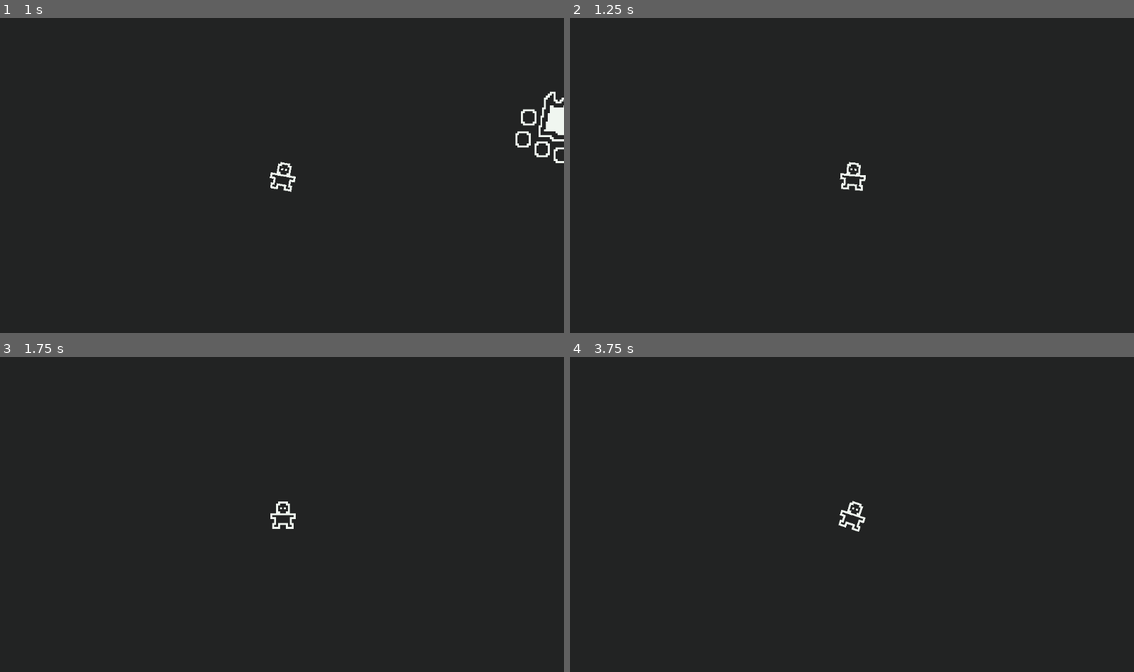
Above: before the commit, frames 1-4 (two rows, left to right).
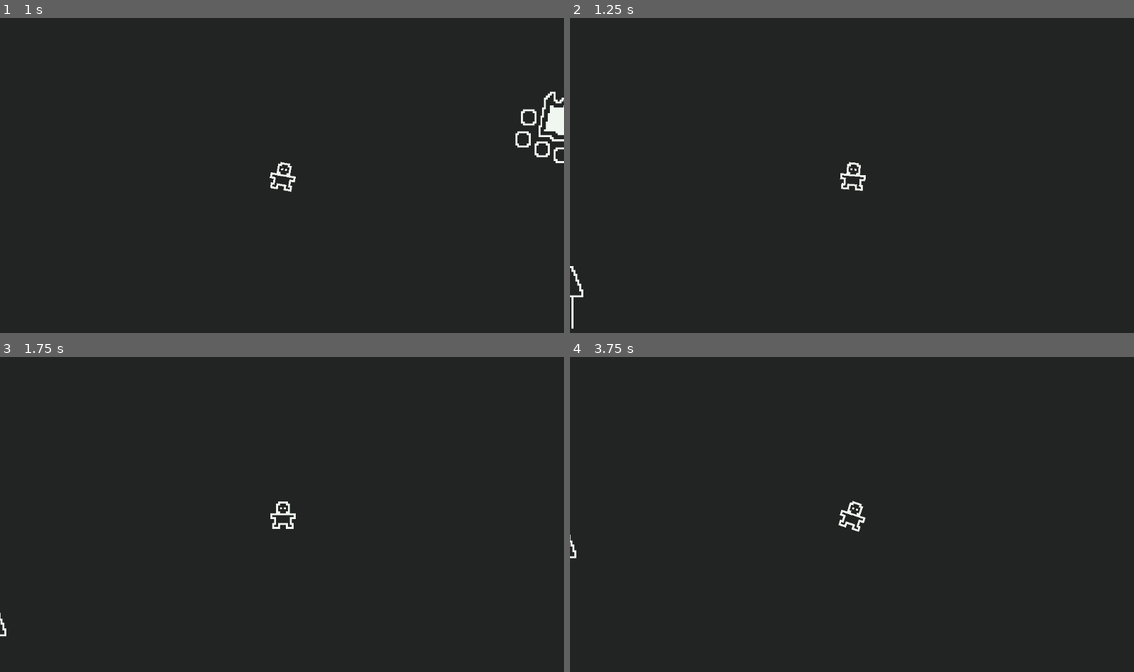
Above: after the commit, the same moments.

Repository: ArthurNaue/survival
Game: Godot game, scene res://scenes/world/root/world.tscn
Two runs of this game, one before a commit and one after it. Both use one fixed random seed, a clock stepped at 60 frames per second and the inputs below.
Inputs (mouse positions are in pixels of both pictures, inside the frame that each line leads up to):
- Up to frame 1 (1 s): move the mouse to (406, 159) at 0.52 s; hold A (A) from 0.53 s (still down); tap D (D) at 0.8 s
- Up to frame 2 (1.25 s): keep holding A (A)
- Up to frame 3 (1.75 s): move the mouse to (169, 530) at 1.27 s; release A (A) at 1.28 s; tap D (D) at 1.35 s; tap E (E) at 1.55 s
- Up to frame 4 (3.75 s): tap Enter at 2, 3.5 s; move the mouse to (908, 445) at 2.02 s; tap E (E) at 2.1 s; click (908, 445) at 2.3 s; tap Space at 2.75 s; move the mouse to (823, 577) at 2.77 s; click (823, 577) at 2.85 s; tap R (R) at 3.05, 3.6 s; move the mouse to (1021, 561) at 3.52 s; hold S (S) from 3.53 s (still down)

Frame 1 is identical in both runs. In frame 2, 0.1% of the frame differs, in the area x 0-3%, y 78-99%; in frame 3, less than 0.1%; in frame 4, less than 0.1%.

Commit message:
implementando enums (OBRIGADO BNUNO)

Diff:
--- a/resources/items/resources/iron/root/ironStats.tres
+++ b/resources/items/resources/iron/root/ironStats.tres
@@ -6,5 +6,5 @@
 [resource]
 script = ExtResource("1_rq10x")
 sprite = ExtResource("2_ckt7k")
-type = "iron"
+type = 2
 amount = 1
--- a/resources/items/resources/stone/root/stoneStats.tres
+++ b/resources/items/resources/stone/root/stoneStats.tres
@@ -6,5 +6,5 @@
 [resource]
 script = ExtResource("1_4sb37")
 sprite = ExtResource("2_x8boa")
-type = "stone"
+type = 1
 amount = 1
--- a/scenes/world/root/world.tscn
+++ b/scenes/world/root/world.tscn
@@ -33,6 +33,7 @@
 tile_set = SubResource("TileSet_t7oi7")
 
 [node name="spawnResourceObjectTimer" type="Timer" parent="."]
+wait_time = 0.2
 autostart = true
 
 [node name="campfire" parent="." instance=ExtResource("3_4y18a")]
--- a/scripts/constructionObjects/root/constructionObjects.gd
+++ b/scripts/constructionObjects/root/constructionObjects.gd
@@ -14,8 +14,8 @@
 
 func make_item() -> void:
 	if PlayerManager.check_resources(stats.firstIngredient) and PlayerManager.check_resources(stats.secondIngredient):
-		PlayerManager.update_resources(stats.firstIngredient, "-")
-		PlayerManager.update_resources(stats.secondIngredient, "-")
+		PlayerManager.update_resources(stats.firstIngredient, PlayerManager.operation.sub)
+		PlayerManager.update_resources(stats.secondIngredient, PlayerManager.operation.sub)
 		WorldManager.spawn_item_drop(stats.resultItem, Vector2(global_position.x, global_position.y + 30))
 		animation.play("use")
 
--- a/scripts/entities/player/root/player.gd
+++ b/scripts/entities/player/root/player.gd
@@ -21,9 +21,9 @@
 
 	move_and_slide()
 
-	$gui/wood/woodAmountText.text = "[center]" + str(PlayerManager.wood)
-	$gui/stone/stoneAmountText.text = "[center]" + str(PlayerManager.stone)
-	$gui/iron/ironAmountText.text = "[center]" + str(PlayerManager.iron)
+	$gui/wood/woodAmountText.text = "[center]" + str(PlayerManager.resources[PlayerManager.materialType.wood])
+	$gui/stone/stoneAmountText.text = "[center]" + str(PlayerManager.resources[PlayerManager.materialType.stone])
+	$gui/iron/ironAmountText.text = "[center]" + str(PlayerManager.resources[PlayerManager.materialType.iron])
 
 func _input(_event: InputEvent) -> void:
 	if Input.is_action_pressed("TAB"):
--- a/scripts/items/root/item.gd
+++ b/scripts/items/root/item.gd
@@ -11,5 +11,5 @@
 
 func _on_hitbox_area_entered(_area: Area2D) -> void:
 	if _area.owner.is_in_group("player"):
-		PlayerManager.update_resources(stats, "+")
+		PlayerManager.update_resources(stats, PlayerManager.operation.add)
 		queue_free()
--- a/scripts/items/stats/root/itemsStats.gd
+++ b/scripts/items/stats/root/itemsStats.gd
@@ -2,5 +2,5 @@
 class_name ItemStats
 
 @export var sprite: Texture2D
-@export var type: String
+@export var type: PlayerManager.materialType
 @export var amount: int
--- a/scripts/managers/constructionManager/root/constructionManager.gd
+++ b/scripts/managers/constructionManager/root/constructionManager.gd
@@ -23,8 +23,8 @@
 
 func spawn_construction_object(object: ConstructionObjectsStats, location: Vector2) -> void:
 	if check_requirements():
-		PlayerManager.update_resources(object.firstRequirement, "-")
-		PlayerManager.update_resources(object.secondRequirement, "-")
+		PlayerManager.update_resources(object.firstRequirement, PlayerManager.operation.sub)
+		PlayerManager.update_resources(object.secondRequirement, PlayerManager.operation.sub)
 		var construction = constructionObjectScene.instantiate() as ConstructionObject
 		construction.stats = object
 		construction.global_position = location
--- a/scripts/managers/playerManager/root/playerManager.gd
+++ b/scripts/managers/playerManager/root/playerManager.gd
@@ -1,46 +1,32 @@
 extends Node2D
 
 var money := 0
-var wood := 0
-var stone := 0
-var iron := 0
 
-var resources: Dictionary
+enum materialType {
+	wood,
+	stone,
+	iron
+}
 
-func update_resources(item: ItemStats, operation: String):
-	match item.type:
-		"wood":
-			if operation == "+":
-				wood += item.amount
-			else:
-				wood -= item.amount
-		"stone":
-			if operation == "+":
-				stone += item.amount
-			else:
-				stone -= item.amount
-		"iron":
-			if operation == "+":
-				iron += item.amount
-			else:
-				iron -= item.amount
+enum operation {
+	add,
+	sub
+}
 
-	resources = {
-		"wood": wood,
-		"stone": stone,
-		"iron": iron
-	}
+var resources := {
+	materialType.wood: 0,
+	materialType.stone: 0,
+	materialType.iron: 0
+}
+
+func update_resources(item: ItemStats, currentOperation: int):
+	if currentOperation == operation.sub:
+		resources[item.type] -= item.amount
+	else:
+		resources[item.type] += item.amount
 
 func check_resources(item: ItemStats) -> bool:
 	var returnValue := false
-	match item.type:
-		"wood":
-			if wood > 0:
-				returnValue = true
-		"stone":
-			if stone > 0:
-				returnValue = true
-		"iron":
-			if iron > 0:
-				returnValue = true
+	if resources[item.type] > 0:
+		returnValue = true
 	return returnValue
